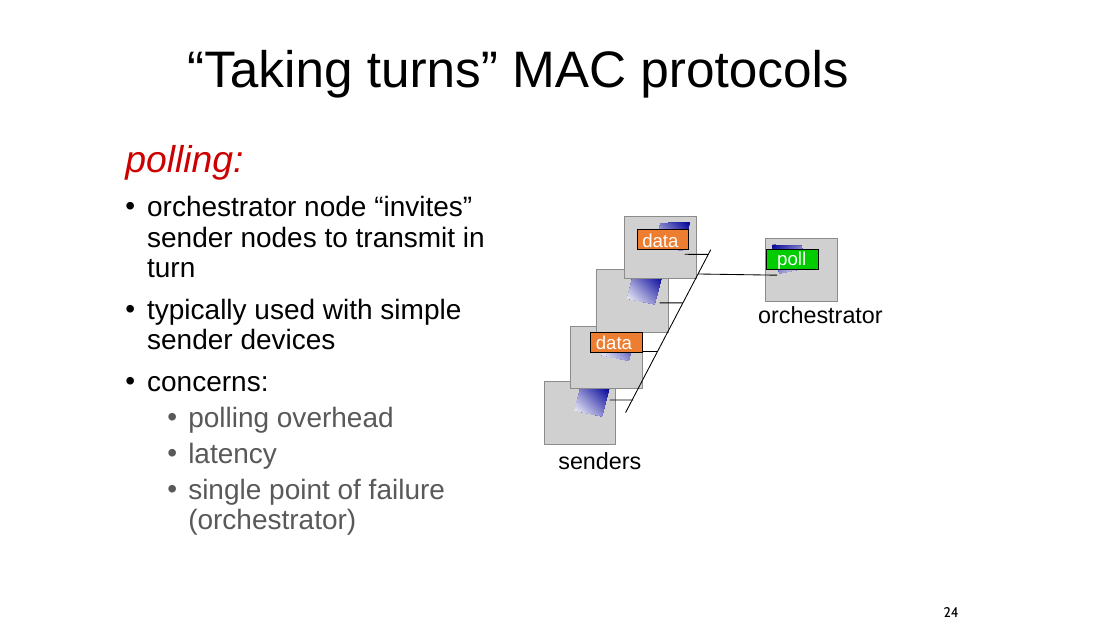
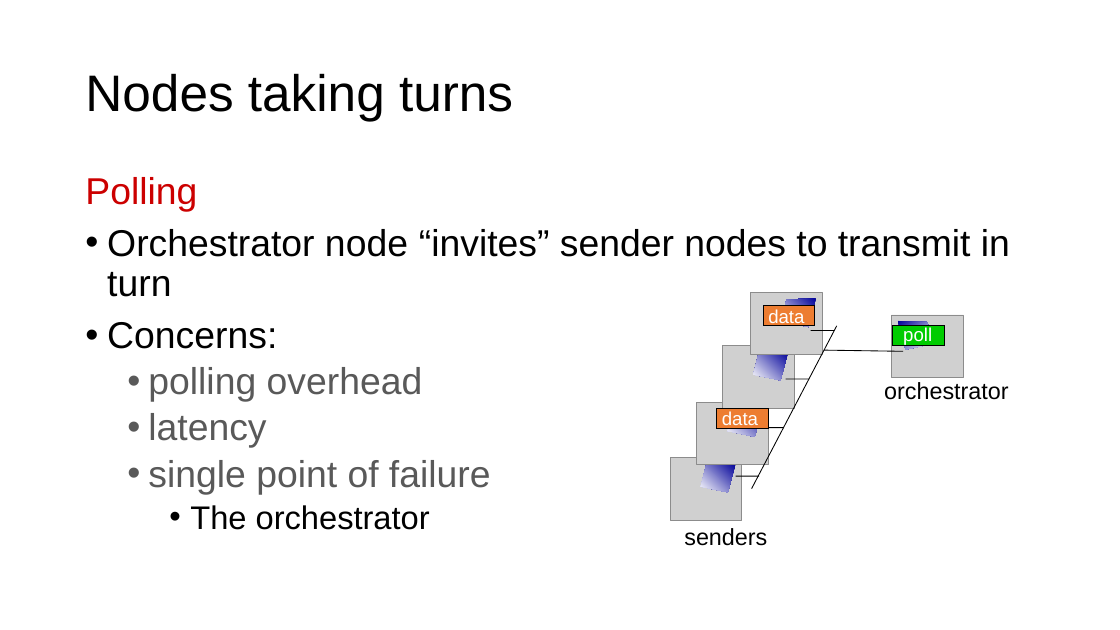
Before and after one commit to ngsrinivas/coursegen, a slide deck: slide 18 of ex/352-S21/staging/352-S21/lectures/link-medium-access-control.pptx (slide 24 before the commit). Drawn at 1120x630 pixels with LibreOffice and Linux fonts; fonts in the diff are those of the drawing; grey boxes stand for pictures. Boxes give left, top, right and bottom in pixels: in the first picture for what was removed or moved away, otherwise in the second. Text is boxed around its words. In the diff, an @@ line names an element or a change of style, - is before the commit and + after.

```diff
--- a/ex/352-S21/staging/352-S21/lectures/link-medium-access-control.pptx
+++ b/ex/352-S21/staging/352-S21/lectures/link-medium-access-control.pptx
@@ title at <box>85,73,513,121</box>: text changed @@
-“Taking turns” MAC protocols
+Nodes taking turns
@@ text "Polling": place and size @@
-text "Polling" at <box>125,145,485,534</box>
+text "Polling" at <box>85,177,1010,530</box>
@@ text at <box>85,177,1010,349</box>: text changed; size 24 to 32 pt @@
-polling:
-• orchestrator node “invites” sender nodes to transmit in turn
-• typically used with simple sender devices
-• concerns:
+Polling
+• Orchestrator node “invites” sender nodes to transmit in turn
+• Concerns:
@@ picture: place and size @@
-picture at <box>765,239,837,301</box>
+picture at <box>750,292,822,355</box>
@@ freeform shape: place and size @@
-freeform shape at <box>772,245,807,274</box>
+freeform shape at <box>781,298,817,327</box>
@@ text "data": place and size @@
-text "data" at <box>596,335,632,354</box>
+text "data" at <box>768,309,804,327</box>
@@ rectangle: place and size @@
-rectangle at <box>591,332,642,352</box>
+rectangle at <box>764,306,815,326</box>
@@ picture: place and size @@
-picture at <box>624,216,696,278</box>
+picture at <box>891,315,963,377</box>
@@ freeform shape: place and size @@
-freeform shape at <box>655,223,691,251</box>
+freeform shape at <box>898,321,933,350</box>
@@ picture: place and size @@
-picture at <box>571,326,643,388</box>
+picture at <box>723,346,794,408</box>
@@ freeform shape: place and size @@
-freeform shape at <box>602,332,637,360</box>
+freeform shape at <box>754,352,789,381</box>
@@ line moved from (660, 303) - (683, 303) to (811, 330) - (834, 330) @@
@@ 3 texts, 2 lines, 1 rectangle: place and size @@
-3 texts, 2 lines, 1 rectangle at <box>558,250,883,470</box>
+3 texts, 2 lines, 1 rectangle at <box>684,326,1009,546</box>
@@ text at <box>148,367,423,448</box>: size 24 to 32 pt in "polling overhead", "latency" @@
@@ line moved from (635, 351) - (658, 351) to (786, 379) - (809, 379) @@
@@ picture: place and size @@
-picture at <box>544,381,616,444</box>
+picture at <box>697,402,769,465</box>
@@ text "data": place and size @@
-text "data" at <box>642,233,678,251</box>
+text "data" at <box>722,411,758,430</box>
@@ rectangle: place and size @@
-rectangle at <box>638,229,689,250</box>
+rectangle at <box>717,408,768,429</box>
@@ freeform shape: place and size @@
-freeform shape at <box>575,387,610,416</box>
+freeform shape at <box>728,408,763,437</box>
@@ line moved from (610, 400) - (634, 400) to (761, 428) - (784, 428) @@
@@ text at <box>148,460,491,530</box>: text changed; size 24 to 32 pt @@
-  • single point of failure (orchestrator)
+  • single point of failure
+    • The orchestrator
@@ picture: place and size @@
-picture at <box>597,270,668,332</box>
+picture at <box>670,458,742,520</box>
@@ freeform shape: place and size @@
-freeform shape at <box>628,276,663,304</box>
+freeform shape at <box>701,464,736,492</box>
@@ line moved from (685, 255) - (708, 255) to (736, 476) - (760, 476) @@
@@ page number removed at <box>944,607,959,617</box> @@
-24
```
Also in this commit, not shown: 16 other slides changed, 37 slides added, 6 slides removed, 1 other file.
